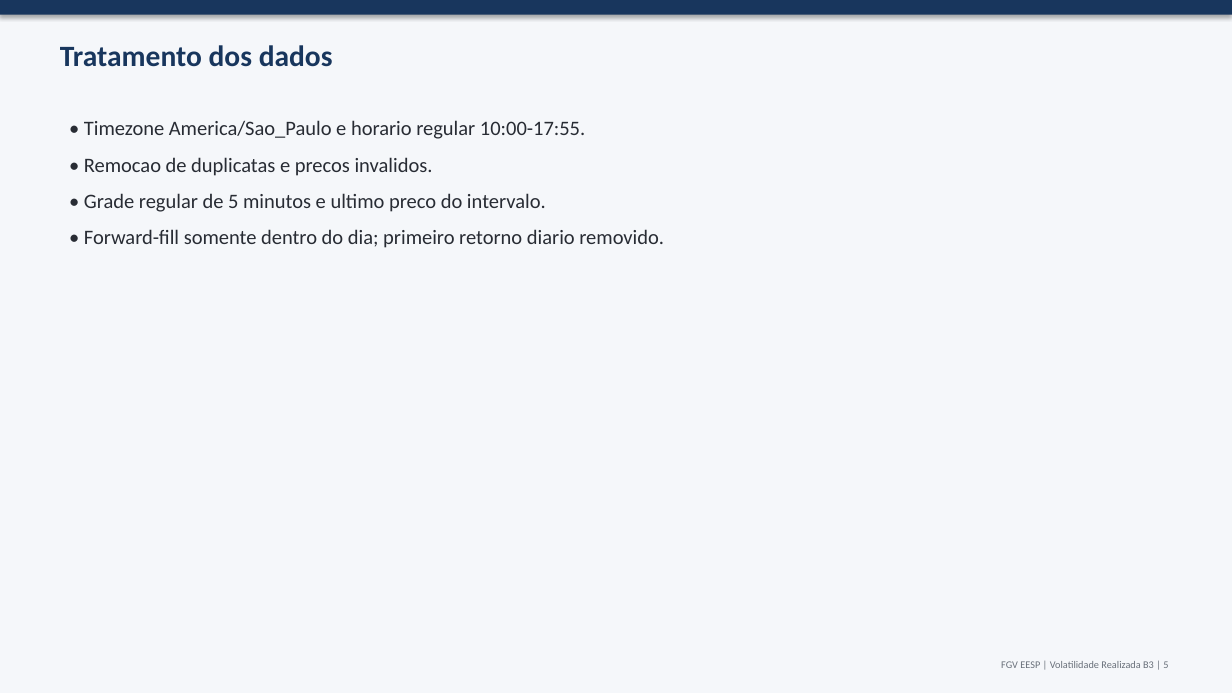
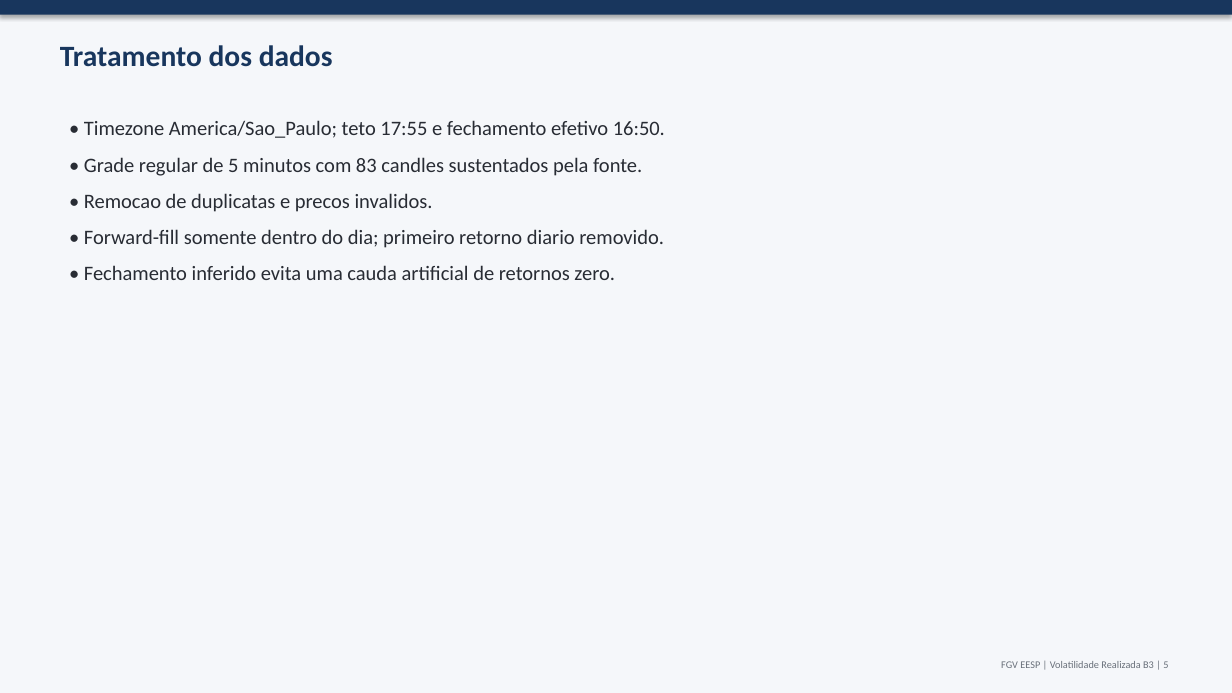
Before and after one commit to JoaoPauloZangrandi/volatilidade-realizada-b3, a slide deck: slide 5 of outputs/slides/trabalho_volatilidade_realizada_b3.pptx. Drawn at 1232x693 pixels with LibreOffice and Linux fonts; fonts in the diff are those of the drawing. Boxes give left, top, right and bottom in pixels: in the first picture for what was removed or moved away, otherwise in the second. Text is boxed around its words. In the diff, an @@ line names an element or a change of style, - is before the commit and + after.

```diff
--- a/outputs/slides/trabalho_volatilidade_realizada_b3.pptx
+++ b/outputs/slides/trabalho_volatilidade_realizada_b3.pptx
@@ text at <box>84,120,665,176</box>: text changed @@
-• Timezone America/Sao_Paulo e horario regular 10:00-17:55.
+• Timezone America/Sao_Paulo; teto 17:55 e fechamento efetivo 16:50.
+• Grade regular de 5 minutos com 83 candles sustentados pela fonte.
@@ text at <box>84,193,546,212</box>: paragraph removed @@
-• Grade regular de 5 minutos e ultimo preco do intervalo.
@@ text at <box>84,265,615,280</box>: paragraph added @@
+• Fechamento inferido evita uma cauda artificial de retornos zero.
```
Also in this commit, not shown: 7 other slides changed, 48 other files.
